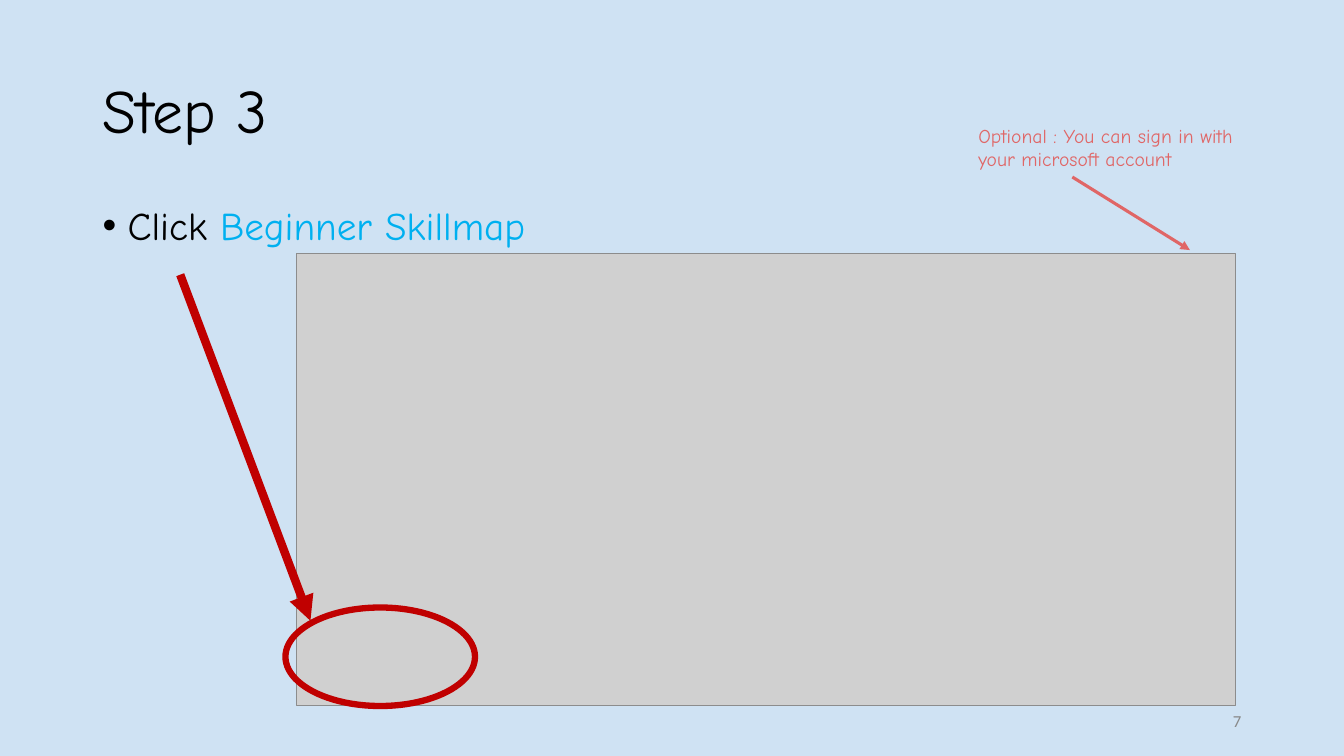
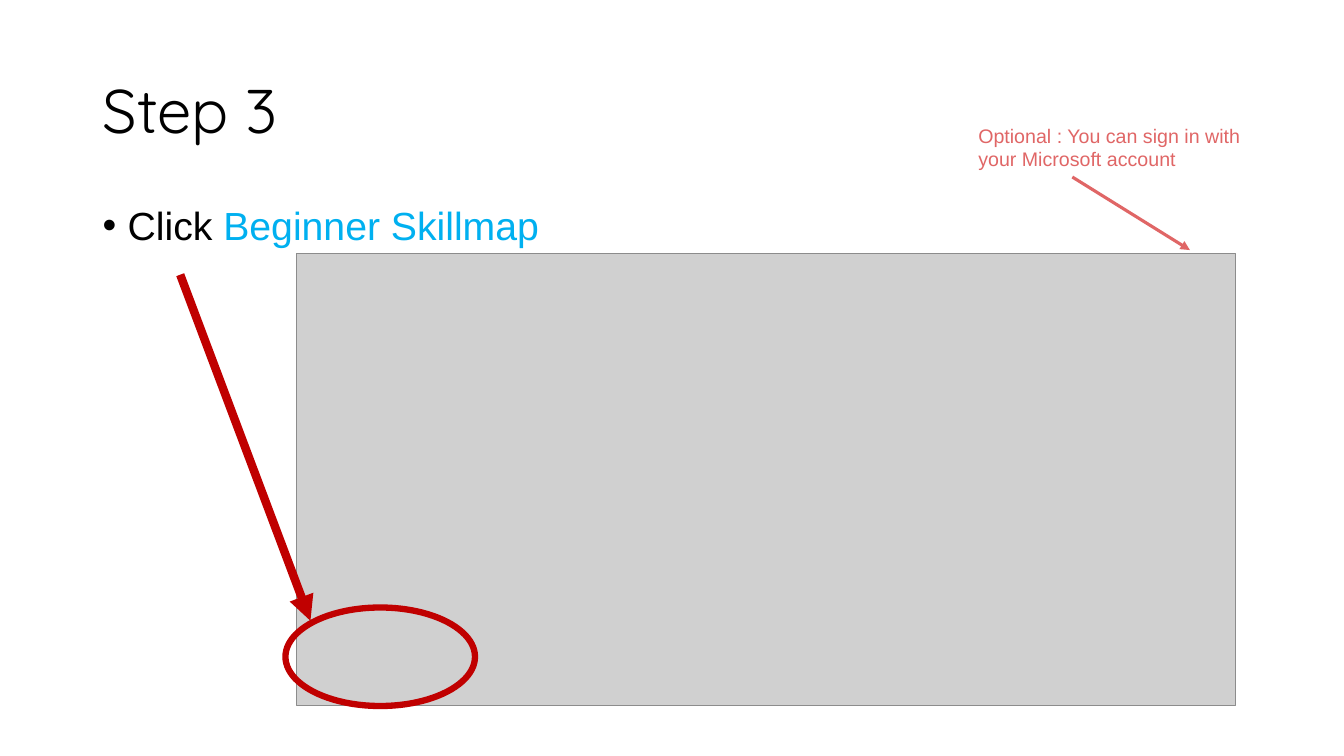
Before and after one commit to BMW-lab-MSU/game-controller-summer-camp, a slide deck: slide 11 of slides/programming-your-own-world-slides.odp (slide 7 before the commit). Drawn at 1344x756 pixels with LibreOffice and Linux fonts; fonts in the diff are those of the drawing; grey boxes stand for pictures. Boxes give left, top, right and bottom in pixels: in the first picture for what was removed or moved away, otherwise in the second. Text is boxed around its words. In the diff, an @@ line names an element or a change of style, - is before the commit and + after.

```diff
--- a/slides/programming-your-own-world-slides.odp
+++ b/slides/programming-your-own-world-slides.odp
@@ background #CFE2F3 to #FFFFFF @@
@@ title "Step 3" at (102,89,278,146): font Comic Neue to Quicksand @@
@@ text at (978,129,1240,170): text changed; font Comic Neue to Arial @@
-Optional : You can sign in with your microsoft account
+Optional : You can sign in with your Microsoft account
@@ text "Click Beginner Skillmap" at (128,211,539,248): font Comic Neue to Arial @@
@@ page number removed at (1233,716,1241,727) @@
-7
```
Also in this commit, not shown: 12 other slides changed, 6 slides added, 1 slide removed.
